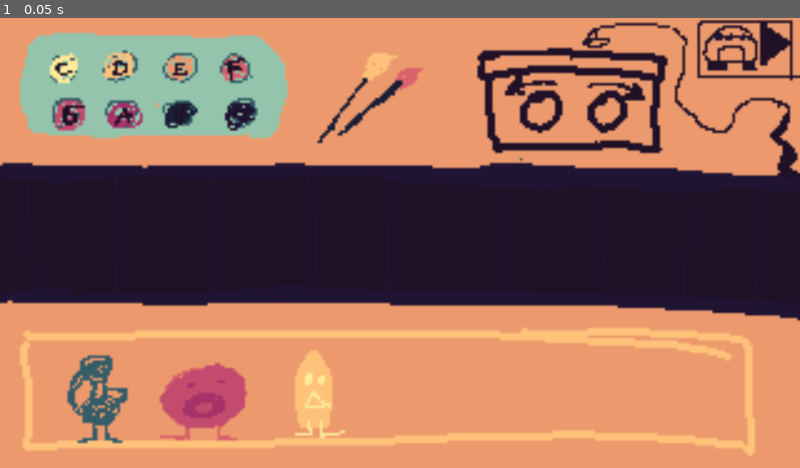
Above: before the commit, frame 1.
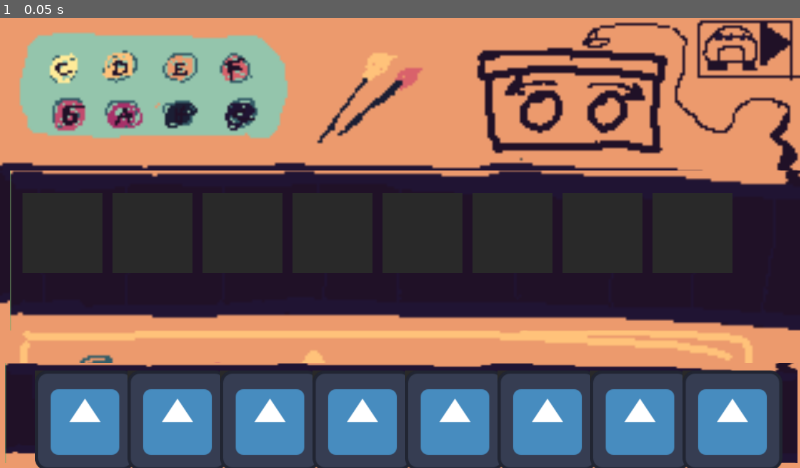
Above: after the commit, the same moment.

Repository: EstherRoterring/LD60
Game: Godot game, scene res://assets/scenes/mainScenen.tscn
Same seed, same stepped clock (60 frames per second), same inputs: the game is played once before the commit and once after it. This scene is started directly instead of the project's main scene. The engine's default icon, where the game draws it, is replaced by a stand-in: a white triangle on a blue panel in a dark square.
Inputs:
- Up to frame 1 (0.05 s): no input

The runs differ from the first frame. In frame 1, 27% of the frame differs, in the area x 0-100%, y 33-100%.

Commit message:
Drag and Drop

Diff:
--- /dev/null
+++ b/ld-60/assets/scenes/inventory.tscn
@@ -0,0 +1,90 @@
+[gd_scene format=3 uid="uid://cvlfrrgrryens"]
+
+[ext_resource type="Texture2D" uid="uid://by02ixbbutrcd" path="res://assets/sprites and animations/Tape.png" id="1_2sjf0"]
+[ext_resource type="Texture2D" uid="uid://b48udonpqxynb" path="res://assets/sprites and animations/Panel.png" id="2_rm8x4"]
+[ext_resource type="PackedScene" uid="uid://b0qhwbik48ont" path="res://assets/scenes/monster01.tscn" id="3_rm8x4"]
+[ext_resource type="Script" uid="uid://dnug5wdypwof8" path="res://assets/skripts/panel.gd" id="3_s1ftr"]
+
+[sub_resource type="StyleBoxTexture" id="StyleBoxTexture_k3qaj"]
+texture = ExtResource("2_rm8x4")
+
+[node name="Inventory" type="Node2D" unique_id=2024570262]
+
+[node name="TextureRect" type="TextureRect" parent="." unique_id=1358782276]
+offset_left = 2.0
+offset_top = 138.0
+offset_right = 319.0
+offset_bottom = 178.0
+texture = ExtResource("1_2sjf0")
+expand_mode = 2
+
+[node name="GridContainer" type="GridContainer" parent="." unique_id=141350822]
+anchors_preset = -1
+anchor_right = 0.78
+anchor_bottom = 0.496
+offset_left = 14.0
+offset_top = 141.0
+offset_right = 311.0
+offset_bottom = 176.0
+theme_override_constants/h_separation = 5
+theme_override_constants/v_separation = 4
+columns = 10
+
+[node name="Panel1" type="Panel" parent="GridContainer" unique_id=329872628]
+custom_minimum_size = Vector2(32, 32)
+custom_maximum_size = Vector2(32, -1)
+layout_mode = 2
+theme_override_styles/panel = SubResource("StyleBoxTexture_k3qaj")
+script = ExtResource("3_s1ftr")
+
+[node name="Icon" parent="GridContainer/Panel1" unique_id=1087966743 instance=ExtResource("3_rm8x4")]
+layout_mode = 1
+
+[node name="Panel2" type="Panel" parent="GridContainer" unique_id=1105262708]
+custom_minimum_size = Vector2(32, 32)
+custom_maximum_size = Vector2(32, -1)
+layout_mode = 2
+theme_override_styles/panel = SubResource("StyleBoxTexture_k3qaj")
+script = ExtResource("3_s1ftr")
+
+[node name="Panel3" type="Panel" parent="GridContainer" unique_id=713448987]
+custom_minimum_size = Vector2(32, 32)
+custom_maximum_size = Vector2(32, -1)
+layout_mode = 2
+theme_override_styles/panel = SubResource("StyleBoxTexture_k3qaj")
+script = ExtResource("3_s1ftr")
+
+[node name="Panel4" type="Panel" parent="GridContainer" unique_id=1825802080]
+custom_minimum_size = Vector2(32, 32)
+custom_maximum_size = Vector2(32, -1)
+layout_mode = 2
+theme_override_styles/panel = SubResource("StyleBoxTexture_k3qaj")
+script = ExtResource("3_s1ftr")
+
+[node name="Panel5" type="Panel" parent="GridContainer" unique_id=751025900]
+custom_minimum_size = Vector2(32, 32)
+custom_maximum_size = Vector2(32, -1)
+layout_mode = 2
+theme_override_styles/panel = SubResource("StyleBoxTexture_k3qaj")
+script = ExtResource("3_s1ftr")
+
+[node name="Panel6" type="Panel" parent="GridContainer" unique_id=248696863]
+custom_minimum_size = Vector2(32, 32)
+custom_maximum_size = Vector2(32, -1)
+layout_mode = 2
+theme_override_styles/panel = SubResource("StyleBoxTexture_k3qaj")
+script = ExtResource("3_s1ftr")
+
+[node name="Panel7" type="Panel" parent="GridContainer" unique_id=1642327521]
+custom_minimum_size = Vector2(32, 32)
+custom_maximum_size = Vector2(32, -1)
+layout_mode = 2
+theme_override_styles/panel = SubResource("StyleBoxTexture_k3qaj")
+script = ExtResource("3_s1ftr")
+
+[node name="Panel8" type="Panel" parent="GridContainer" unique_id=504818053]
+custom_minimum_size = Vector2(32, 32)
+custom_maximum_size = Vector2(32, -1)
+layout_mode = 2
+theme_override_styles/panel = SubResource("StyleBoxTexture_k3qaj")
+script = ExtResource("3_s1ftr")
--- a/ld-60/assets/scenes/mainScenen.tscn
+++ b/ld-60/assets/scenes/mainScenen.tscn
@@ -1,9 +1,15 @@
 [gd_scene format=3 uid="uid://bnmhleomltbt1"]
 
 [ext_resource type="Texture2D" uid="uid://cdryywpuqxohw" path="res://assets/sprites and animations/Scene01Background.png" id="1_crt2f"]
+[ext_resource type="PackedScene" uid="uid://cvlfrrgrryens" path="res://assets/scenes/inventory.tscn" id="2_a55cb"]
+[ext_resource type="PackedScene" uid="uid://gh81trgswhjs" path="res://assets/scenes/tape.tscn" id="3_lldoe"]
 
 [node name="Node2D" type="Node2D" unique_id=1915051101]
 
 [node name="Sprite2D" type="Sprite2D" parent="." unique_id=126575879]
 position = Vector2(160, 90)
 texture = ExtResource("1_crt2f")
+
+[node name="Inventory" parent="." unique_id=2024570262 instance=ExtResource("2_a55cb")]
+
+[node name="Tape" parent="." unique_id=126190304 instance=ExtResource("3_lldoe")]
--- a/ld-60/assets/scenes/monster01.tscn
+++ b/ld-60/assets/scenes/monster01.tscn
@@ -1,8 +1,25 @@
 [gd_scene format=3 uid="uid://b0qhwbik48ont"]
 
-[ext_resource type="Script" uid="uid://bgdiyhg0sdwqy" path="res://assets/skripts/monster_01.gd" id="2_m2nj6"]
+[ext_resource type="Texture2D" uid="uid://rpbk4xqjma7b" path="res://icon.svg" id="1_gmnnb"]
+[ext_resource type="Script" uid="uid://bot634kxnt14w" path="res://assets/skripts/monster.gd" id="2_m2nj6"]
 
-[node name="Icon" type="Sprite2D" unique_id=1087966743]
-position = Vector2(15, 15)
-scale = Vector2(0.13671884, 0.12890624)
+[sub_resource type="GDScript" id="GDScript_53gkj"]
+script/source = "extends Control
+"
+
+[node name="Monster" type="Control" unique_id=153908453]
+layout_mode = 3
+anchors_preset = 15
+anchor_right = 1.0
+anchor_bottom = 1.0
+grow_horizontal = 2
+grow_vertical = 2
+script = SubResource("GDScript_53gkj")
+
+[node name="TextureRect" type="TextureRect" parent="." unique_id=768737498]
+layout_mode = 0
+offset_right = 40.0
+offset_bottom = 40.0
+texture = ExtResource("1_gmnnb")
+expand_mode = 1
 script = ExtResource("2_m2nj6")
--- a/ld-60/assets/scenes/tape.tscn
+++ b/ld-60/assets/scenes/tape.tscn
@@ -3,7 +3,6 @@
 [ext_resource type="Texture2D" uid="uid://by02ixbbutrcd" path="res://assets/sprites and animations/Tape.png" id="1_jelrx"]
 [ext_resource type="Texture2D" uid="uid://b48udonpqxynb" path="res://assets/sprites and animations/Panel.png" id="2_4we70"]
 [ext_resource type="Script" uid="uid://cgo0egccbmpsv" path="res://assets/skripts/slot.gd" id="3_4we70"]
-[ext_resource type="PackedScene" uid="uid://b0qhwbik48ont" path="res://assets/scenes/monster01.tscn" id="4_jtx1k"]
 
 [sub_resource type="StyleBoxTexture" id="StyleBoxTexture_d6784"]
 texture = ExtResource("2_4we70")
@@ -31,16 +30,12 @@
 theme_override_styles/panel = SubResource("StyleBoxTexture_d6784")
 script = ExtResource("3_4we70")
 
-[node name="Icon" parent="GridContainer/Slot1" unique_id=1087966743 instance=ExtResource("4_jtx1k")]
-
 [node name="Slot2" type="Panel" parent="GridContainer" unique_id=1165443140]
 custom_minimum_size = Vector2(32, 32)
 layout_mode = 2
 offset_transform_enabled = true
 theme_override_styles/panel = SubResource("StyleBoxTexture_d6784")
 script = ExtResource("3_4we70")
-
-[node name="Icon" parent="GridContainer/Slot2" unique_id=1124828886 instance=ExtResource("4_jtx1k")]
 
 [node name="Slot3" type="Panel" parent="GridContainer" unique_id=626200224]
 custom_minimum_size = Vector2(32, 32)
@@ -60,8 +55,6 @@
 theme_override_styles/panel = SubResource("StyleBoxTexture_d6784")
 script = ExtResource("3_4we70")
 
-[node name="Icon" parent="GridContainer/Slot5" unique_id=704518591 instance=ExtResource("4_jtx1k")]
-
 [node name="Slot6" type="Panel" parent="GridContainer" unique_id=376758170]
 custom_minimum_size = Vector2(32, 32)
 layout_mode = 2
--- /dev/null
+++ b/ld-60/assets/skripts/monster.gd
@@ -0,0 +1,16 @@
+extends TextureRect
+
+const MONSTER_SCENE = preload("res://assets/scenes/monster01.tscn")
+
+func _get_drag_data(_at_position: Vector2) -> Variant:
+	var preview := TextureRect.new()
+	preview.texture = texture
+	preview.custom_minimum_size = Vector2(64, 64)
+	preview.size = Vector2(64, 64)
+	preview.expand_mode = TextureRect.EXPAND_IGNORE_SIZE
+	preview.stretch_mode = TextureRect.STRETCH_KEEP_ASPECT_CENTERED
+	preview.mouse_filter = Control.MOUSE_FILTER_IGNORE
+
+	set_drag_preview(preview)
+
+	return MONSTER_SCENE
--- a/ld-60/assets/skripts/monster_01.gd
+++ /dev/null
@@ -1,11 +0,0 @@
-extends Sprite2D
-
-
-# Called when the node enters the scene tree for the first time.
-func _ready() -> void:
-	$".".texture = load("res://icon.svg")
-
-
-# Called every frame. 'delta' is the elapsed time since the previous frame.
-func _process(delta: float) -> void:
-	pass
--- /dev/null
+++ b/ld-60/assets/skripts/panel.gd
@@ -0,0 +1,21 @@
+extends Panel
+
+var Monster01 = preload("res://assets/scenes/monster01.tscn")
+var item = null
+
+# Called when the node enters the scene tree for the first time.
+func _ready() -> void:
+	item = Monster01.instantiate()
+	add_child(item)
+
+# Called every frame. 'delta' is the elapsed time since the previous frame.
+func _process(delta: float) -> void:
+	pass
+
+func _get_drag_data(_at_position: Vector2):
+	# Diese Szene wird beim Ablegen instanziiert.
+	var preview = Monster01.instantiate()
+	# Vorschau beim Ziehen
+	set_drag_preview(preview)
+	# Die Monster-Szene als Drag-Daten übergeben
+	return Monster01
--- a/ld-60/assets/skripts/slot.gd
+++ b/ld-60/assets/skripts/slot.gd
@@ -5,10 +5,25 @@
 
 # Called when the node enters the scene tree for the first time.
 func _ready() -> void:
-	item = Monster01.instantiate()
-	add_child(item)
-
+	pass
 
 # Called every frame. 'delta' is the elapsed time since the previous frame.
 func _process(delta: float) -> void:
 	pass
+
+
+
+func _can_drop_data(_at_position: Vector2, data: Variant) -> bool:
+	return data is PackedScene
+
+func _drop_data(_at_position: Vector2, data: Variant) -> void:
+	if not data is PackedScene:
+		return
+
+	var monster = data.instantiate()
+	add_child(monster)
+
+	# Monster an das Feld anpassen
+	monster.set_anchors_and_offsets_preset(
+		Control.PRESET_FULL_RECT
+		)
Not shown, added: ld-60/assets/skripts/monster.gd.uid
Not shown, removed: ld-60/assets/skripts/monster_01.gd.uid
Not shown, added: ld-60/assets/skripts/panel.gd.uid
